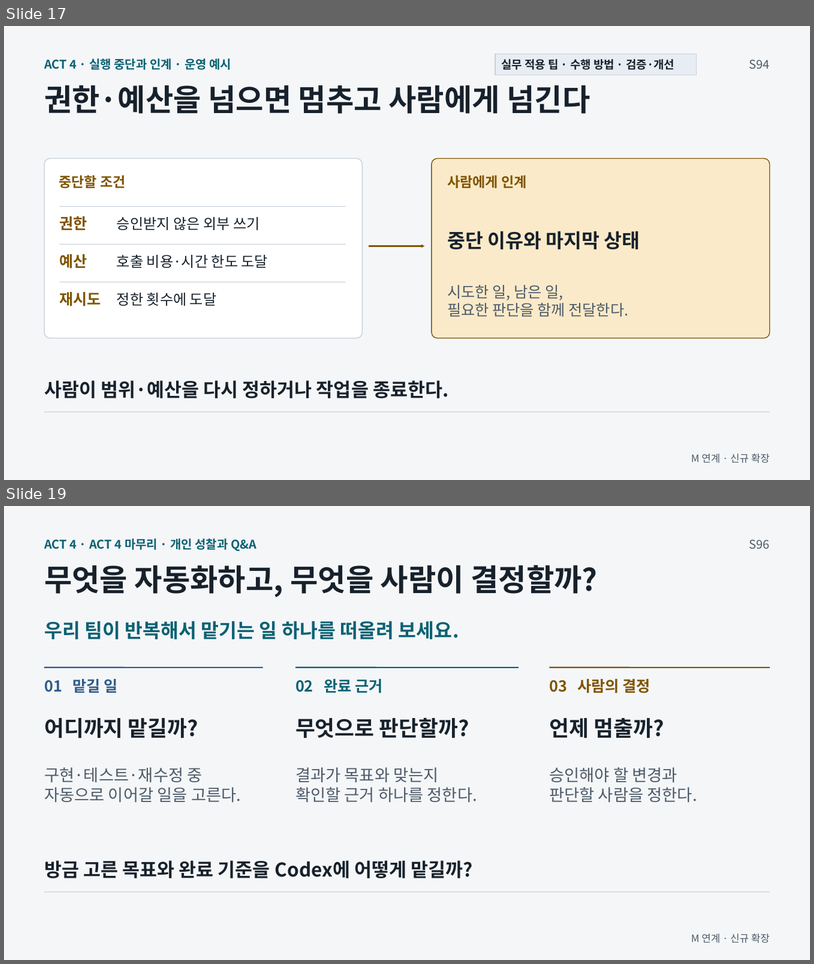
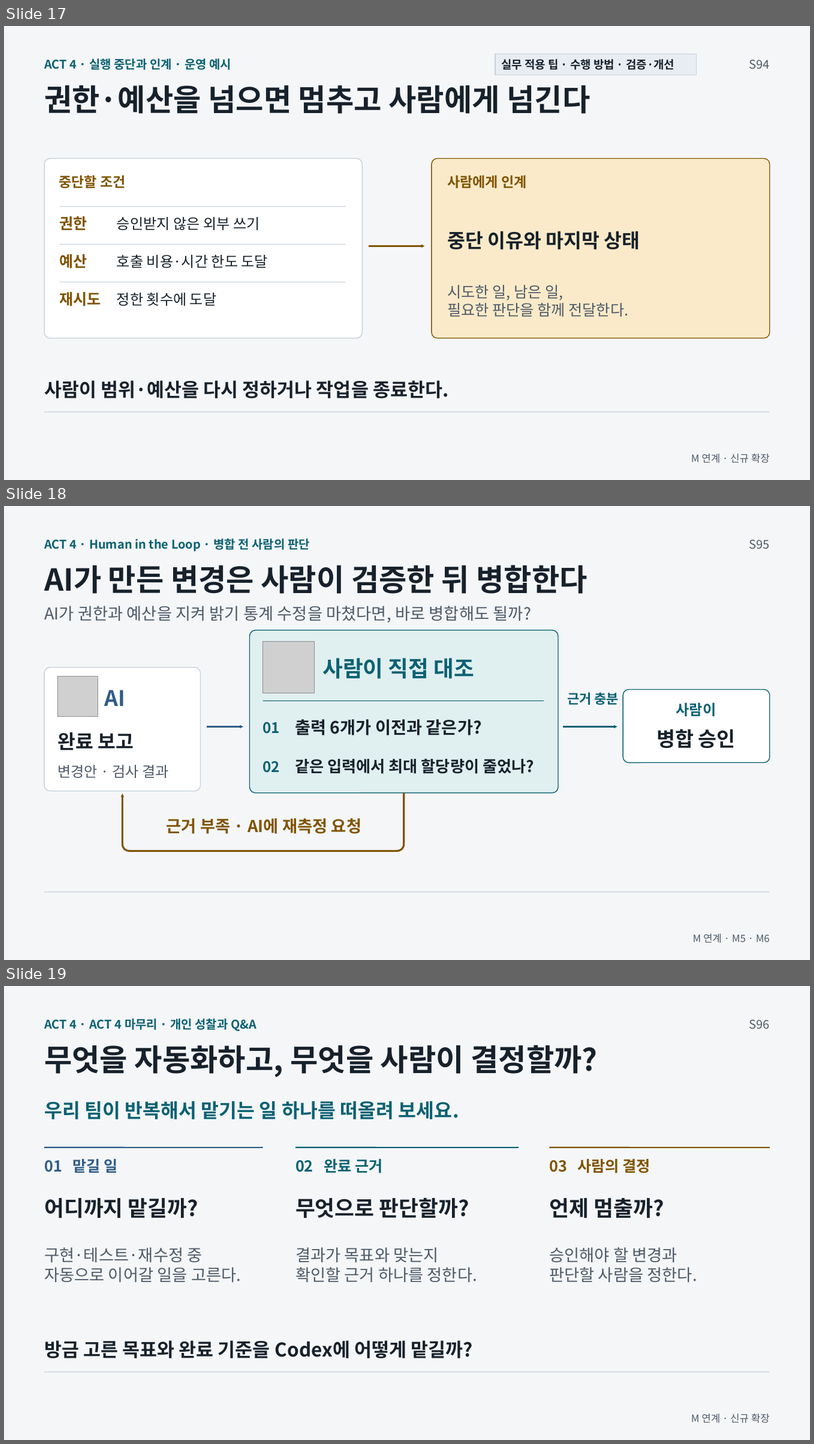
Before and after one commit to GideokKim/ai-dev-training, a slide deck: production/ACT_4.pptx. Shown one above the other, each under a label of ours: slides 17 and 19 before the commit, slides 17, 18 and 19 after it; the slides between them are not shown. The pictures are 814x964 and 814x1444 pixels, drawn with LibreOffice and Linux fonts; fonts in the diff are those of the drawing; grey boxes stand for pictures. Boxes give left, top, right and bottom in pixels: in the first picture for what was removed or moved away, otherwise in the second. Text is boxed around its words. In the diff, an @@ line names an element or a change of style, - is before the commit and + after.

Commit message:
feat(slides): show human verification before merge on S95
Follow the AI completion report with a human check of output and memory
evidence. Return incomplete evidence for remeasurement before approval.

```diff
--- a/production/ACT_4.pptx
+++ b/production/ACT_4.pptx
@@ slide 18 added at (4,506,810,960), background #F4F6F8 @@
@@ text added at (44,538,310,552), 14.2 pt, text #0B6172, bold @@
+ACT 4 · Human in the Loop · 병합 전 사람의 판단
@@ text added at (750,540,770,549), 14.2 pt, text #4D5A68 @@
+S95
@@ text added at (44,565,587,594), 36 pt, text #17212B, bold @@
+AI가 만든 변경은 사람이 검증한 뒤 병합한다
@@ text added at (44,606,532,622), 19.5 pt, text #4D5A68 @@
+AI가 권한과 예산을 지켜 밝기 통계 수정을 마쳤다면, 바로 병합해도 될까?
@@ rounded rectangle added at (249,630,558,793), fill #E0EFF0, outline #0B6172 0.98 pt @@
@@ picture added at (263,642,314,693) @@
@@ rounded rectangle added at (45,667,201,791), fill #FFFFFF, outline #C7D0DA 0.98 pt @@
@@ text added at (323,658,475,679), 26.2 pt, text #0B6172, bold @@
+사람이 직접 대조
@@ picture added at (58,676,98,717) @@
@@ text added at (105,690,126,706), 25.5 pt, text #315C87, bold @@
+AI
@@ line added from (263, 701) to (544, 701), #0B6172 0.75 pt @@
@@ text added at (567,692,620,705), 15.8 pt, text #0B6172, bold @@
+근거 충분
@@ rounded rectangle added at (623,690,770,762), fill #FFFFFF, outline #0B6172 0.98 pt @@
@@ text added at (677,702,717,717), 17.2 pt, text #0B6172, bold @@
+사람이
@@ text added at (263,721,280,733), 17.2 pt, text #0B6172, bold @@
+01
@@ text added at (295,719,482,735), 20.2 pt, text #17212B, bold @@
+출력 6개가 이전과 같은가?
@@ text added at (57,732,134,750), 23.2 pt, text #17212B, bold @@
+완료 보고
@@ arrow added from (207, 727) to (243, 727), #315C87 1.88 pt @@
@@ arrow added from (564, 727) to (618, 727), #0B6172 1.88 pt @@
@@ text added at (657,729,736,748), 24 pt, text #17212B, bold @@
+병합 승인
@@ text added at (57,765,169,778), 17.2 pt, text #4D5A68 @@
+변경안 · 검사 결과
@@ text added at (263,760,280,772), 17.2 pt, text #0B6172, bold @@
+02
@@ text added at (295,759,534,774), 18.8 pt, text #17212B, bold @@
+같은 입력에서 최대 할당량이 줄었나?
@@ freeform shape added at (123,793,404,851), outline #805400 2.25 pt @@
@@ arrow added from (123, 804) to (123, 793), #805400 1.88 pt @@
@@ text added at (167,818,362,834), 19.5 pt, text #805400, bold @@
+근거 부족 · AI에 재측정 요청
@@ line added from (45, 892) to (770, 892), #C7D0DA 0.75 pt @@
@@ text added at (693,933,770,943), 12 pt, text #4D5A68 @@
+M 연계 · M5 · M6
```
Also in this commit, not shown: 1 slide removed, 18 other files.
